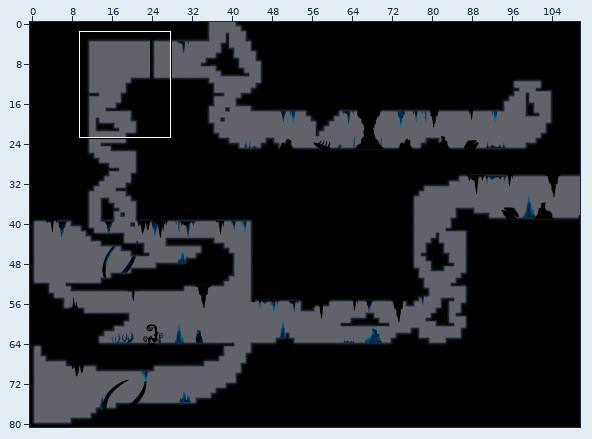
Two versions of a level (Tiled map, assets/maps/MapLvl1ZonaBaja.tmx). The first picture is a wide view before the edit; the outline marks the close-up.
Close-up. Old version:
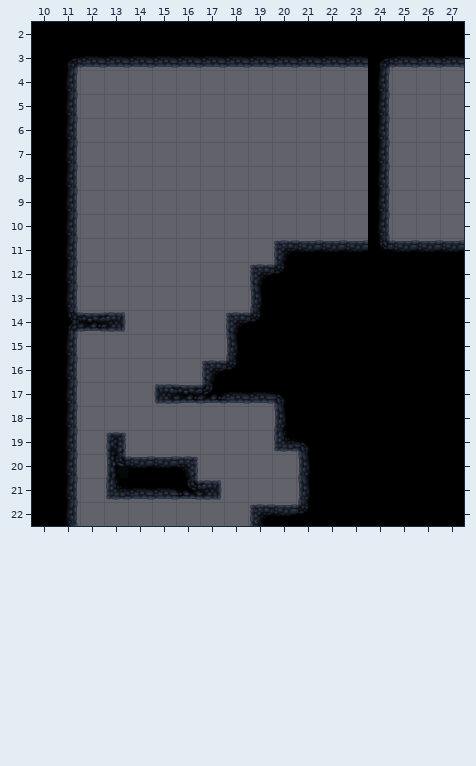
Cells are 64x64 px. Shown: x 10..27, y 2..22. The commit also changed other parts of the map, which this record leaves out. Not drawn, because the pictures are missing: unchanged layers "Background", "Background #2".
And afterwards:
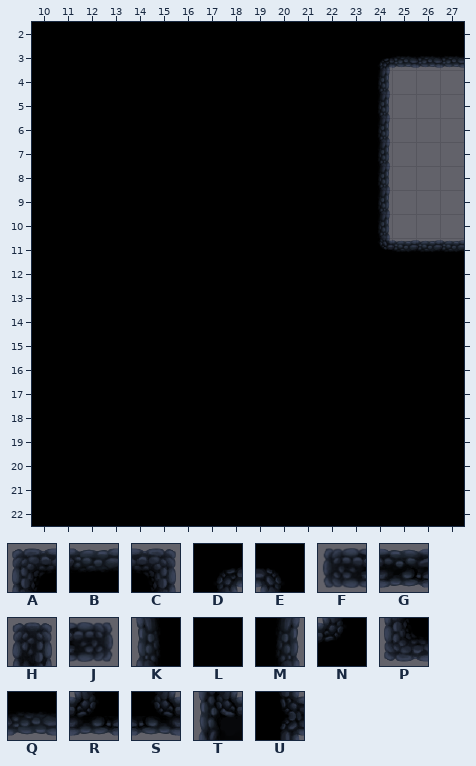
Key: from "Tileset": A 0, B 1, C 2, D 3, E 4, F 5, G 6, H 7, J 8, K 10, L 11, M 12, N 14, P 20, Q 21, R 26, S 27, T 35, U 56.
_ is an empty cell.
Tiles replaced or removed in this view: A, B, C, D, E, F, G, H, J, K, M, N, P, Q, R, S, T, U.
The exact change:
Changed rows in their new state; . is an unchanged cell.
Layer "Map":
first column x 11:
 3 LLLLLLLLLLLLL
 4 LLLLLLLLLLLLL
 5 LLLLLLLLLLLLL
 6 LLLLLLLLLLLLL
 7 LLLLLLLLLLLLL
 8 LLLLLLLLLLLLL
 9 LLLLLLLLLLLLL
10 LLLLLLLLLLLLL
11 LLLLLLLLLLLLL
12 LLLLLLLLLL...
13 LLLLLLLLL....
14 LLLLLLLLL....
15 LLLLLLLL.....
16 LLLLLLLL.....
17 LLLLLLLLLL...
18 LLLLLLLLLL...
19 LLLLLLLLLLL..
20 LLLLLLLLLLL..
21 LLLLLLLLLLL..
22 LLLLLLLLLLL..
Pixel boxes of the changes (left, top, right, bottom) in both close-ups:
changed: (66, 56, 368, 526)
